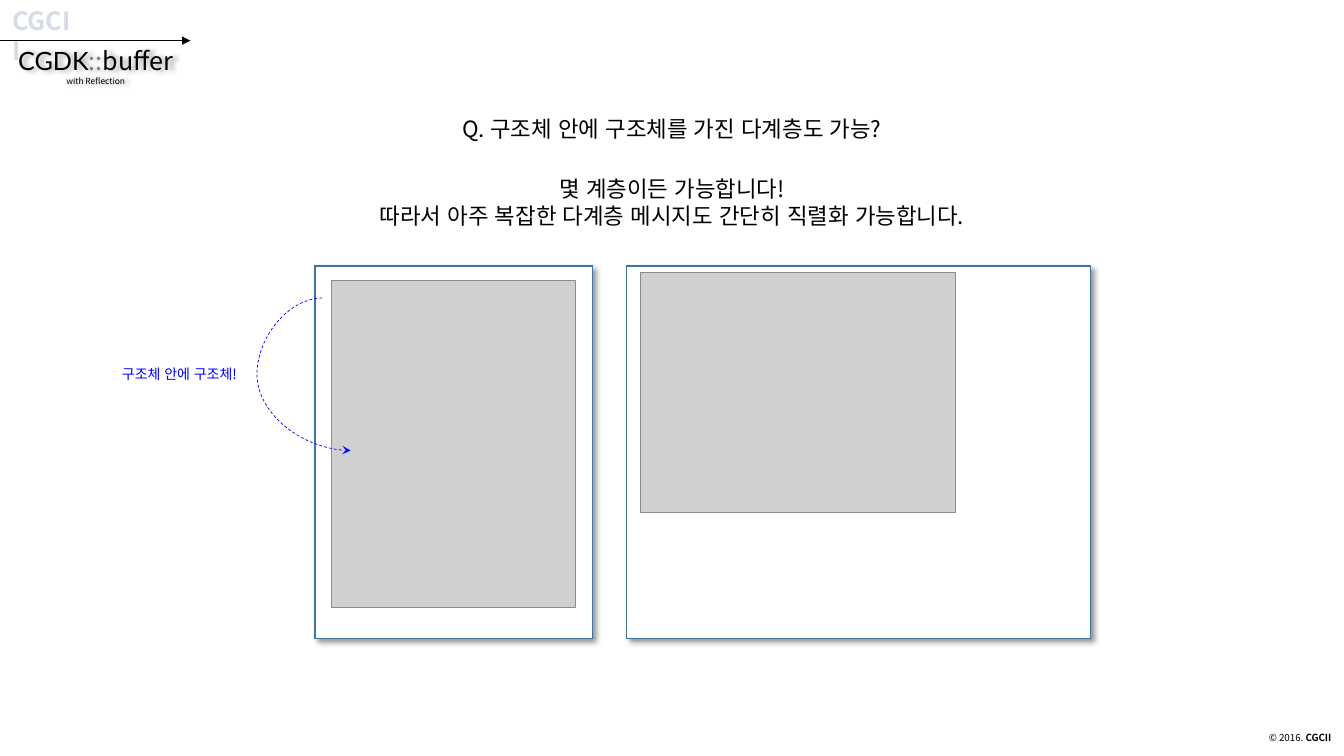
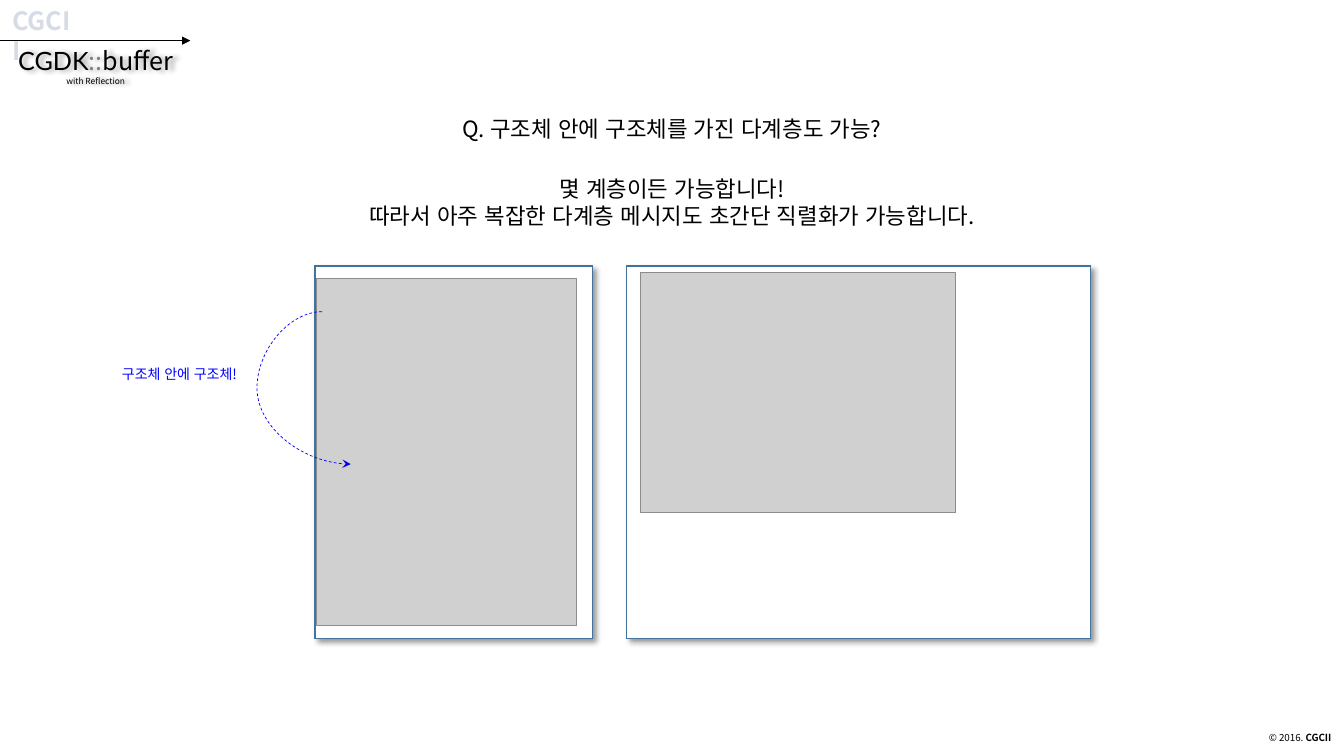
Before and after one commit to CGLabs/CGDK.buffer, a slide deck: slide 37 of C++/document/intruduce_CGDK.buffer.pptx. Drawn at 1344x756 pixels with LibreOffice and Linux fonts; fonts in the diff are those of the drawing; grey boxes stand for pictures. Boxes give left, top, right and bottom in pixels: in the first picture for what was removed or moved away, otherwise in the second. Text is boxed around its words. In the diff, an @@ line names an element or a change of style, - is before the commit and + after.

```diff
--- a/C++/document/intruduce_CGDK.buffer.pptx
+++ b/C++/document/intruduce_CGDK.buffer.pptx
@@ text at [369,205,974,226]: text changed @@
-따라서 아주 복잡한 다계층 메시지도 간단히 직렬화 가능합니다.
+따라서 아주 복잡한 다계층 메시지도 초간단 직렬화가 가능합니다.
@@ picture: place and size @@
-picture at [331,281,576,608]
+picture at [317,278,576,625]
@@ curved arrow moved from (322, 298) - (351, 451) to (322, 312) - (351, 464) @@
```
Also in this commit, not shown: 17 other slides changed, 1 other file.
